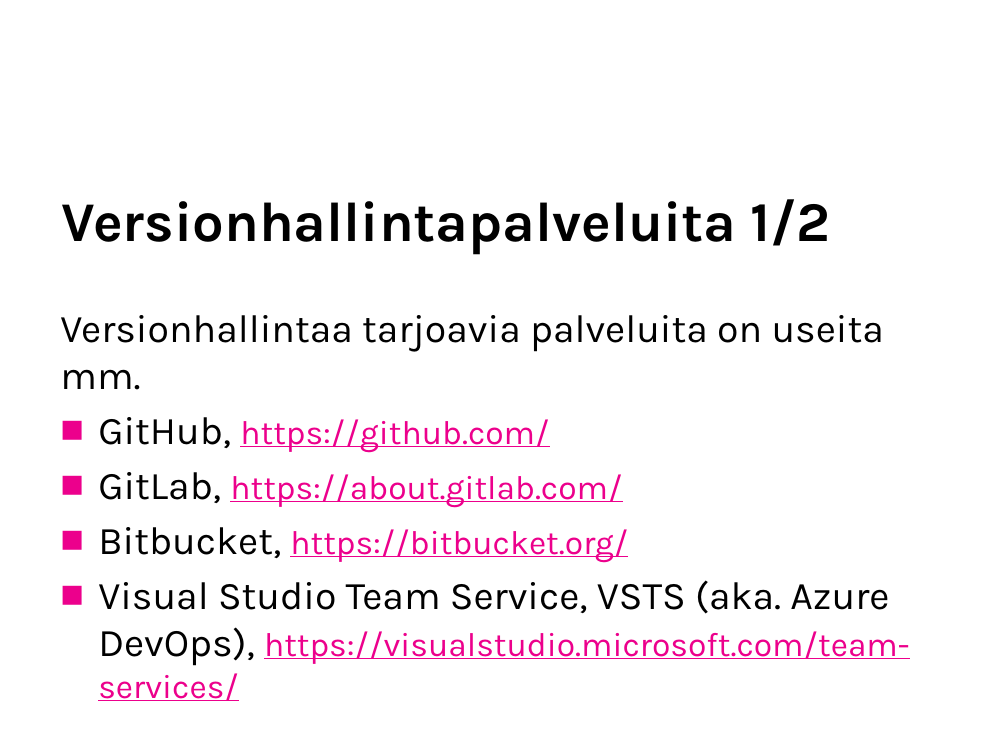
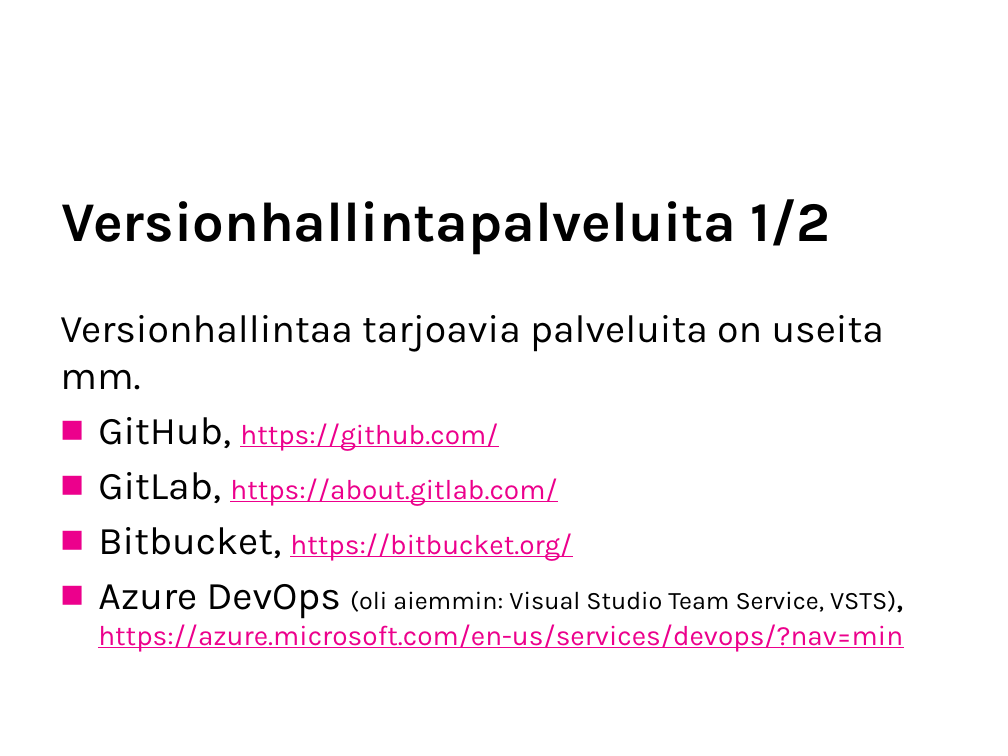
Before and after one commit to SavoniaUAS/versioncontrol, a slide deck: slide 5 of versionhallinta.pptx. Drawn at 1008x756 pixels with LibreOffice and Linux fonts; fonts in the diff are those of the drawing; background and template pictures are left out. Boxes give left, top, right and bottom in pixels: in the first picture for what was removed or moved away, otherwise in the second. Text is boxed around its words. In the diff, an @@ line names an element or a change of style, - is before the commit and + after.

```diff
--- a/versionhallinta.pptx
+++ b/versionhallinta.pptx
@@ text at (98, 417, 572, 561): size 24 to 20 pt in "https://github.com/", "https://about.gitlab.com/", "https://bitbucket.org/" @@
@@ text at (98, 584, 903, 652): text changed; size 24 to 20 pt @@
-■ Visual Studio Team Service, VSTS (aka. Azure DevOps), https://visualstudio.microsoft.com/team-services/
+■ Azure DevOps (oli aiemmin: Visual Studio Team Service, VSTS), https://azure.microsoft.com/en-us/services/devops/?nav=min
```
Also in this commit, not shown: 6 other slides changed, 7 slides added, 1 other file.
